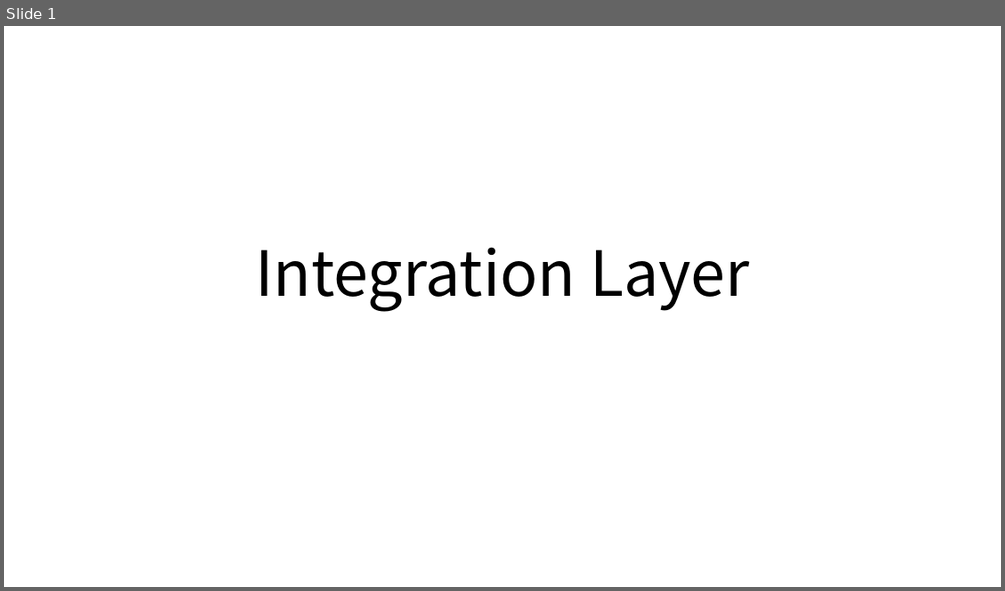
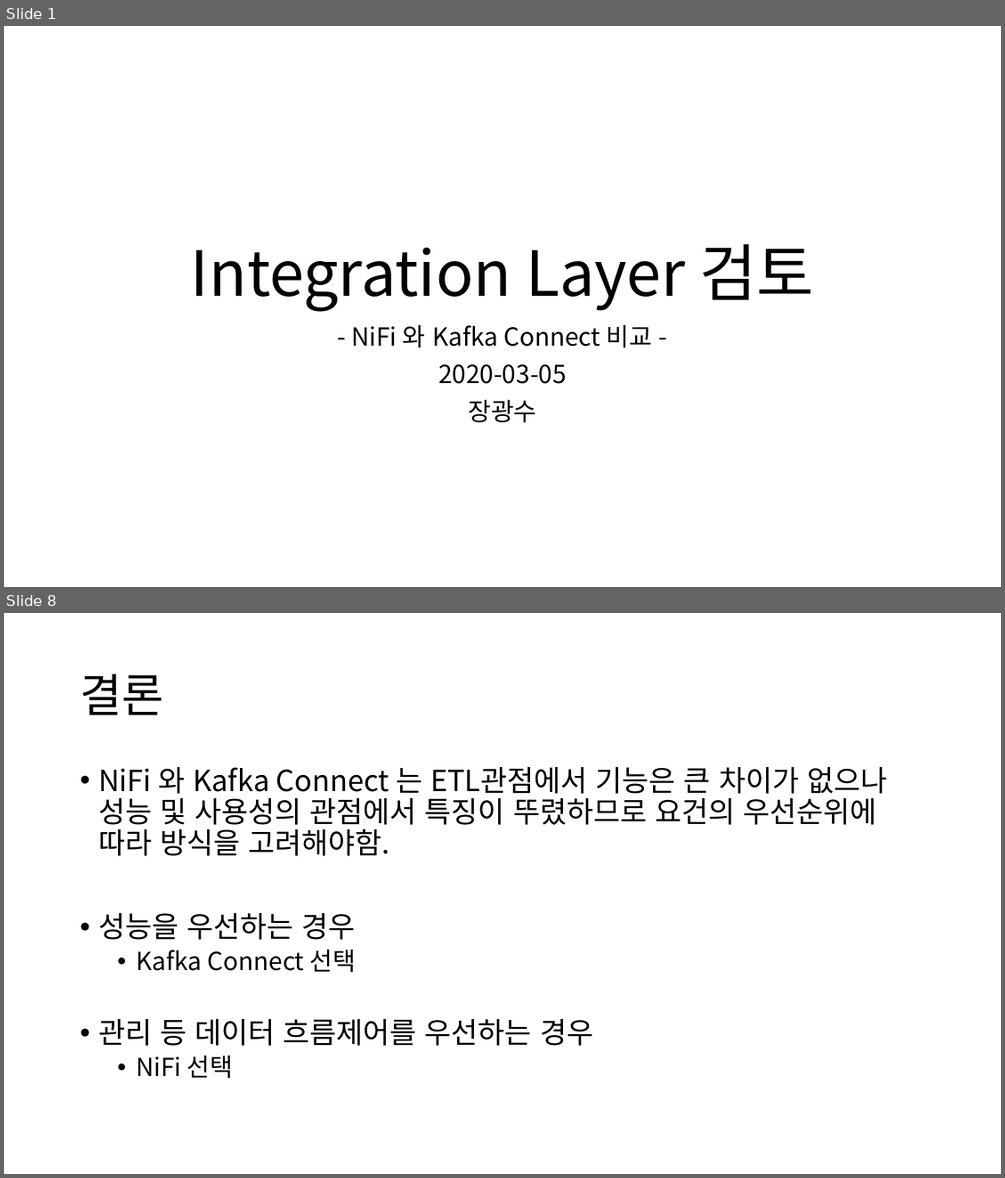
Before and after one commit to gwangsoo/Nifi-Or-Kafka-Connect, a slide deck: db2db_구조.pptx. Shown one above the other, each under a label of ours: slide 1 before the commit, slides 1 and 8 after it; the slides between them are not shown. The pictures are 1005x591 and 1005x1178 pixels, drawn with LibreOffice and Linux fonts; fonts in the diff are those of the drawing. Boxes give left, top, right and bottom in pixels: in the first picture for what was removed or moved away, otherwise in the second. Text is boxed around its words. In the diff, an @@ line names an element or a change of style, - is before the commit and + after.

```diff
--- a/db2db_구조.pptx
+++ b/db2db_구조.pptx
@@ slide 8 added at (x1=4, y1=613, x2=1001, y2=1174), background #FFFFFF @@
@@ title added at (x1=80, y1=674, x2=163, y2=715), 44 pt, text #000000 @@
+결론
@@ text added at (x1=98, y1=767, x2=887, y2=1078), 28 pt, text #000000 @@
+• NiFi 와 Kafka Connect 는 ETL관점에서 기능은 큰 차이가 없으나 성능 및 사용성의 관점에서 특징이 뚜렸하므로 요건의 우선순위에 따라 방식을 고려해야함.
+• 성능을 우선하는 경우
+  • Kafka Connect 선택
+• 관리 등 데이터 흐름제어를 우선하는 경우
+  • NiFi 선택
@@ slide 1 changed as well @@
@@ title at (x1=191, y1=244, x2=814, y2=311): text changed @@
-Integration Layer
+Integration Layer 검토
@@ subtitle added at (x1=351, y1=324, x2=653, y2=423), 24 pt, text #000000 @@
+- NiFi 와 Kafka Connect 비교 -
+2020-03-05
+장광수
```
Also in this commit, not shown: 1 other slide changed, 5 other slides added, 6 slides removed.
